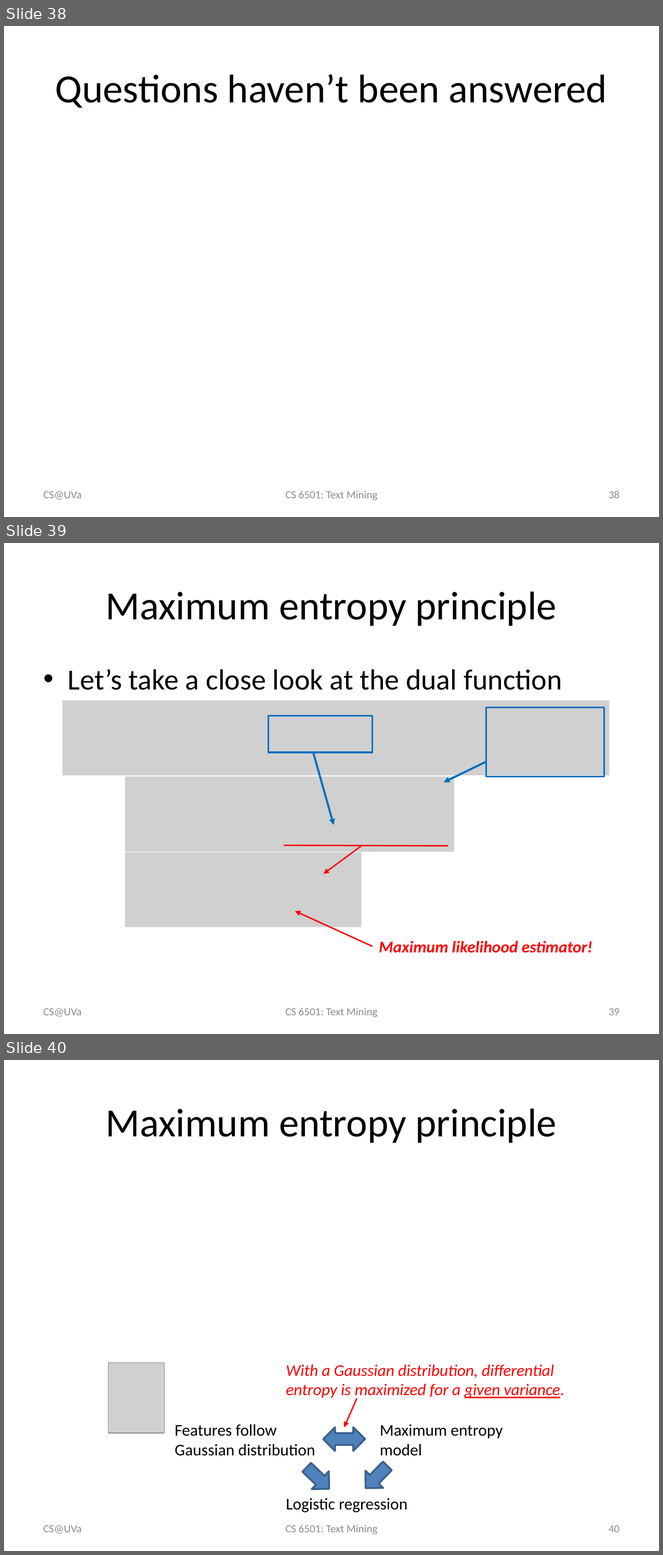
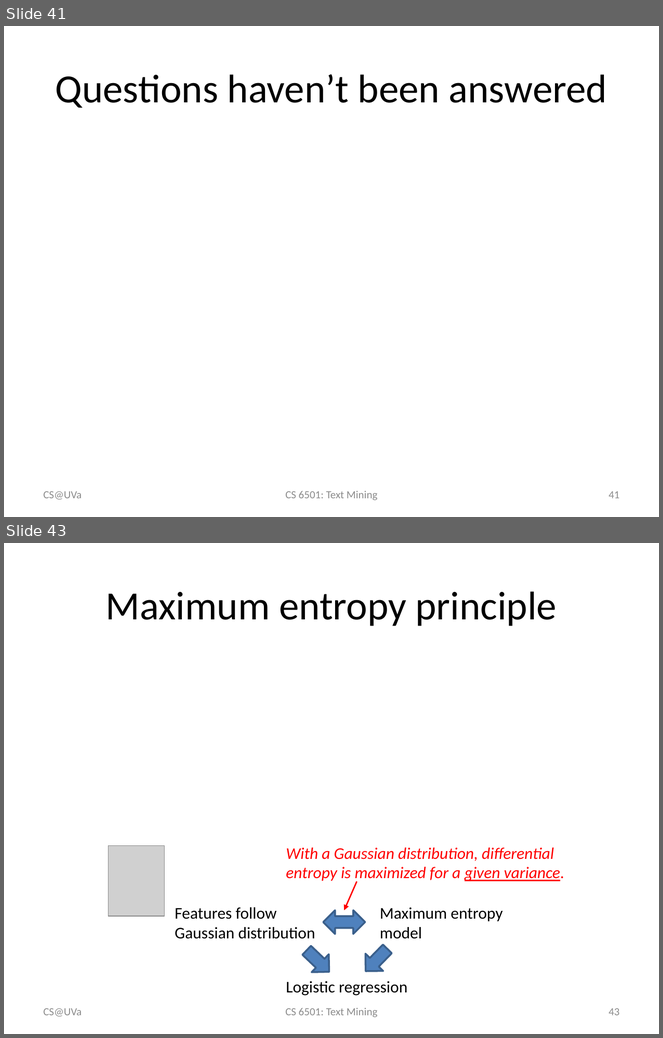
Before and after one commit to wang296/CS6501-Text-Mining, a slide deck: docs/Logistic Regression.pptx. Shown one above the other, each under a label of ours: slides 38, 39 and 40 before the commit, slides 41 and 43 after it; the slides between them are not shown. The pictures are 663x1555 and 663x1038 pixels, drawn with LibreOffice and Linux fonts; fonts in the diff are those of the drawing; grey boxes stand for pictures. Boxes give left, top, right and bottom in pixels: in the first picture for what was removed or moved away, otherwise in the second. Text is boxed around its words. In the diff, an @@ line names an element or a change of style, - is before the commit and + after.

```diff
--- a/docs/Logistic Regression.pptx
+++ b/docs/Logistic Regression.pptx
@@ slide 39 removed at <box>4,543,659,1034</box>, background #FFFFFF @@
@@ title removed at <box>105,591,557,626</box> @@
-Maximum entropy principle
@@ text removed at <box>68,669,562,690</box> @@
-• Let’s take a close look at the dual function
@@ picture removed at <box>62,701,609,775</box> @@
@@ rectangle removed at <box>486,707,604,776</box> @@
@@ rectangle removed at <box>269,716,373,753</box> @@
@@ arrow removed from (313, 753) to (334, 825) @@
@@ arrow removed from (486, 762) to (443, 783) @@
@@ picture removed at <box>125,777,455,852</box> @@
@@ picture removed at <box>125,853,362,928</box> @@
@@ line removed from (284, 846) to (448, 846) @@
@@ arrow removed from (362, 846) to (324, 874) @@
@@ arrow removed from (372, 947) to (295, 911) @@
@@ text removed at <box>379,941,593,953</box> @@
-Maximum likelihood estimator!
@@ text removed at <box>44,1008,82,1017</box> @@
-CS@UVa
@@ text removed at <box>285,1008,377,1018</box> @@
-CS 6501: Text Mining
@@ page number removed at <box>609,1008,620,1016</box> @@
-39
@@ what was slide 38 is now slide 41 @@
@@ page number at <box>609,491,620,499</box>: text changed @@
-38
+41
@@ what was slide 40 is now slide 43 @@
@@ page number at <box>609,1008,620,1016</box>: text changed @@
-40
+43
```
Also in this commit, not shown: 3 slides added, 1 other file.
